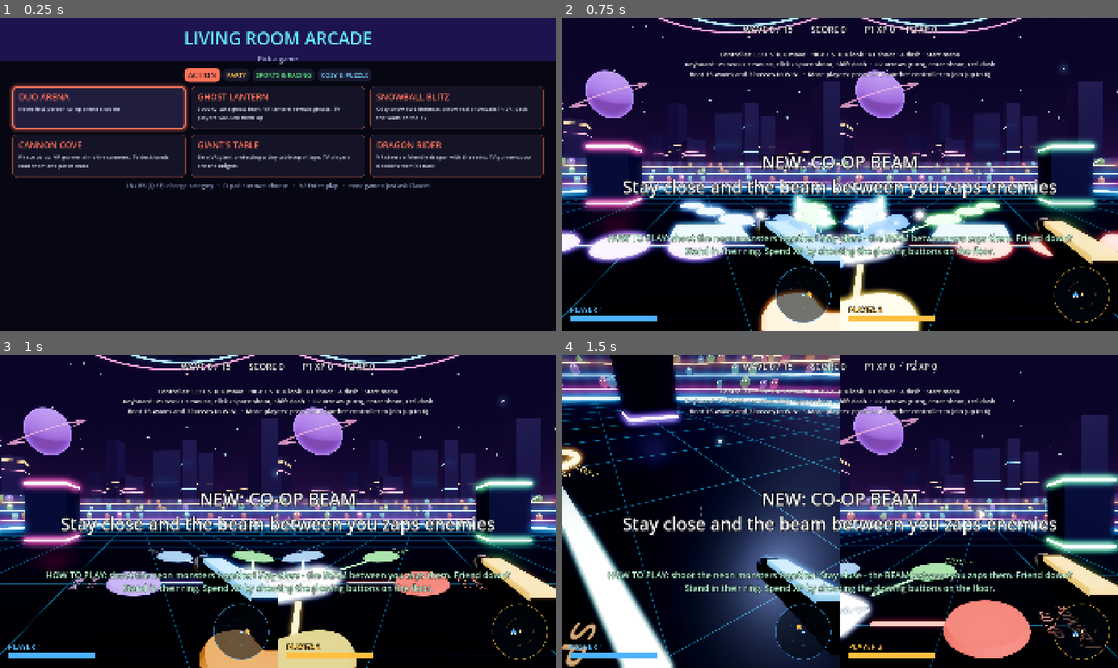
Above: before the commit, frames 1-4 (two rows, left to right).
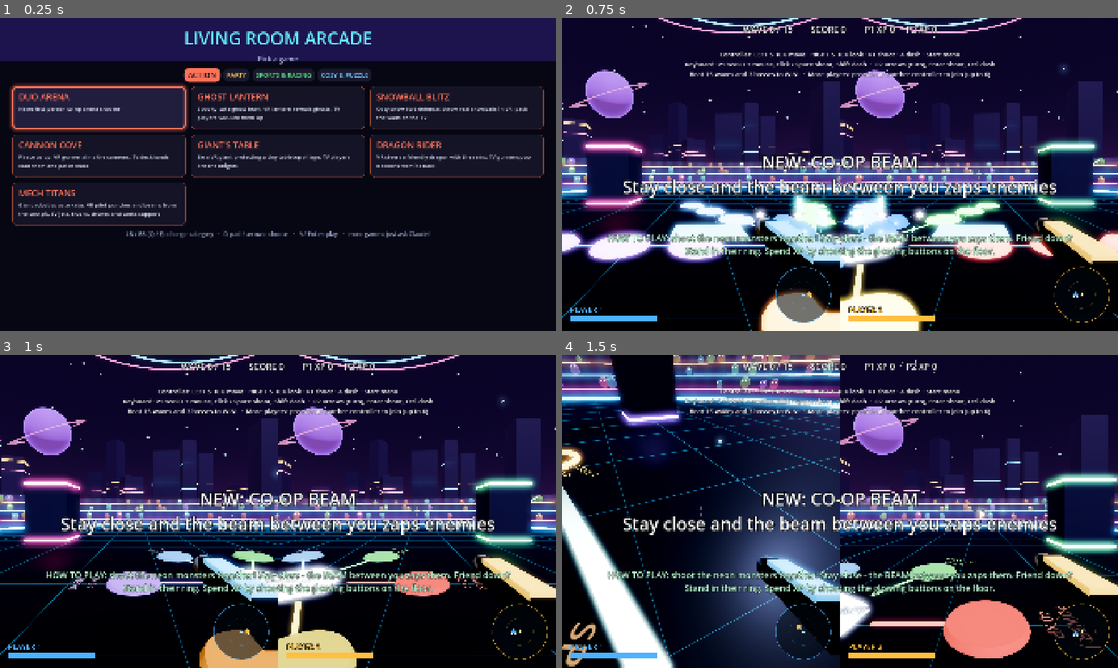
Above: after the commit, the same moments.

Repository: SimonBiggs/claude-code-steam-frame-coop
Game: Godot game, scene res://arcade.tscn
Same seed, same stepped clock (60 frames per second), same inputs: the game is played once before the commit and once after it.
Inputs (mouse positions are in pixels of both pictures, inside the frame that each line leads up to):
- Up to frame 1 (0.25 s): no input
- Up to frame 2 (0.75 s): click (662, 108) at 0.52 s
- Up to frame 3 (1 s): no input
- Up to frame 4 (1.5 s): tap Enter at 1.25 s; move the mouse to (867, 511) at 1.27 s; hold Up from 1.28 s (still down); hold Q from 1.28 s (still down); click (867, 511) at 1.42 s

The runs differ from the first frame. In frame 1, 1.8% of the frame differs, in the area x 2-78%, y 52-71%; in frame 2, nothing differs; in frame 3, nothing differs; in frame 4, nothing differs.

Commit message:
Add MECH TITANS to the arcade
Co-Authored-By: Claude Opus 5.5 <noreply@anthropic.com>

Diff:
--- a/arcade/arcade.gd
+++ b/arcade/arcade.gd
@@ -44,6 +44,8 @@
 		"blurb": "Build a cosy toy town together: the mayor places the buildings, the drivers bring it to life"},
 	{"id": "party_board", "cat": "party", "name": "PARTY BOARD", "scene": "res://games/party_board/main.tscn",
 		"blurb": "A Mario-Party-style board game on a diorama island: roll, hop, shop and duel for STARS, with a minigame after every round"},
+	{"id": "mech_titans", "cat": "action", "name": "MECH TITANS", "scene": "res://games/mech_titans/main.tscn",
+		"blurb": "Giant robot vs cute kaiju: VR pilot punches and beams from the cockpit, TV jets, trucks, drones and tanks support"},
 ]
 ## Tabs on the TV (LB/RB) and in VR (stick left/right). Empty categories are hidden.
 const CATEGORIES := [
